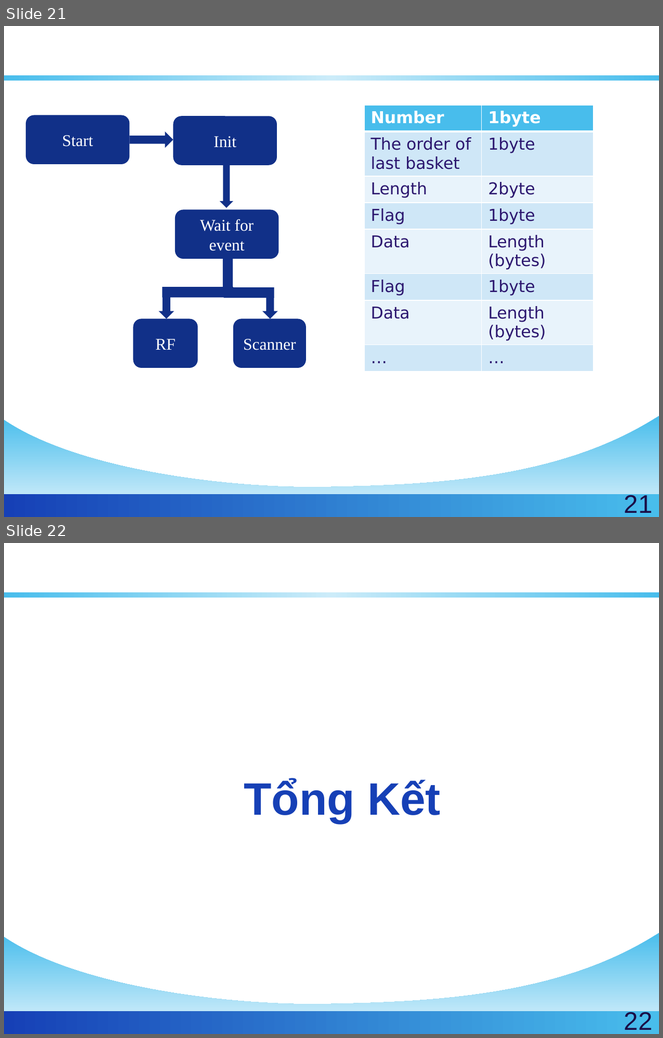
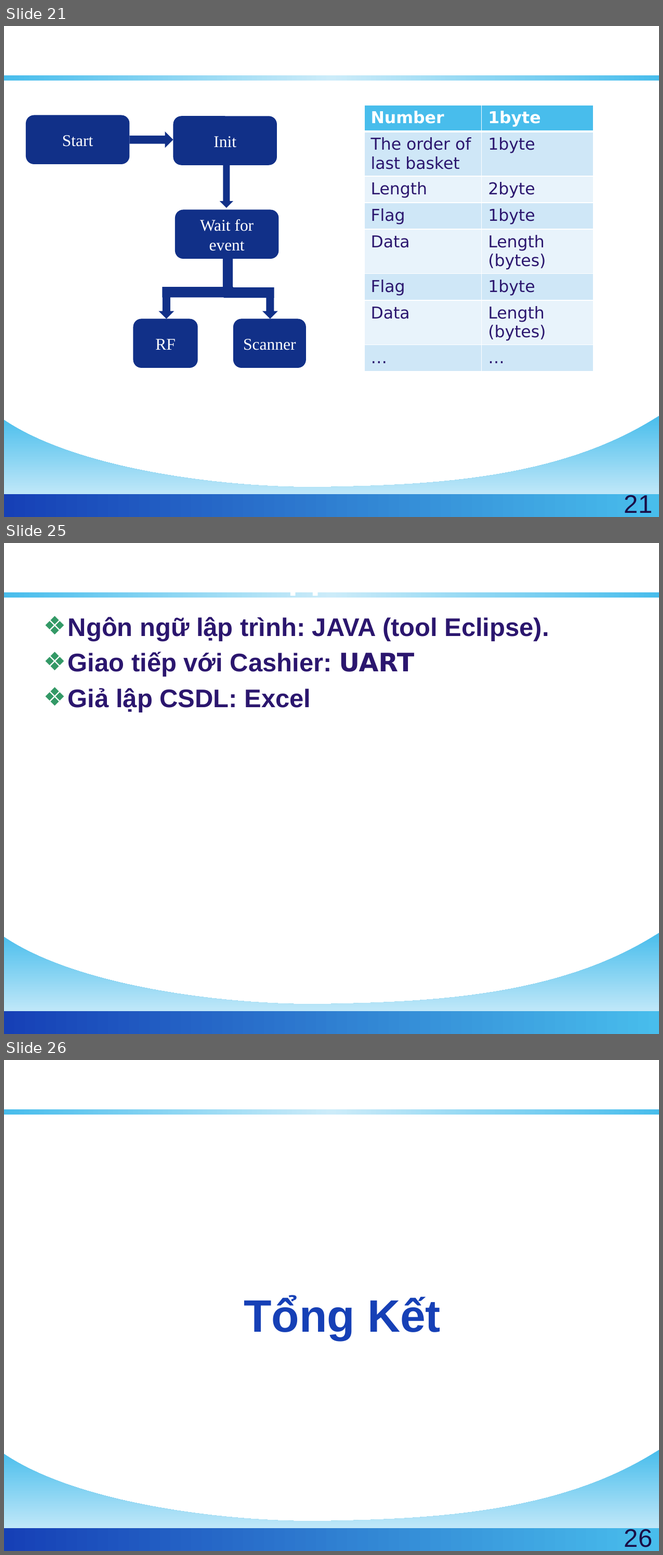
Before and after one commit to golf2109/zigbee-in-supermaket, a slide deck: docs/Report/Queue-Busting.pptx. Shown one above the other, each under a label of ours: slides 21 and 22 before the commit, slides 21, 25 and 26 after it; the slides between them are not shown. The pictures are 663x1038 and 663x1555 pixels, drawn with LibreOffice and Linux fonts; fonts in the diff are those of the drawing; background and template pictures are left out. Boxes give left, top, right and bottom in pixels: in the first picture for what was removed or moved away, otherwise in the second. Text is boxed around its words. In the diff, an @@ line names an element or a change of style, - is before the commit and + after.

```diff
--- a/docs/Report/Queue-Busting.pptx
+++ b/docs/Report/Queue-Busting.pptx
@@ slide 25 added at (x1=4, y1=543, x2=659, y2=1034), background #FFFFFF; not listed: 3 template elements that a slide beside it also shows @@
@@ title added at (x1=203, y1=592, x2=460, y2=595), 40 pt, text #FFFFFF, bold @@
+PC Application
@@ text added at (x1=68, y1=617, x2=549, y2=713), 28 pt, text #2B166E, bold @@
+❖ Ngôn ngữ lập trình: JAVA (tool Eclipse).
+❖ Giao tiếp với Cashier: UART
+❖ Giả lập CSDL: Excel
@@ what was slide 22 is now slide 26 @@
@@ page number at (x1=624, y1=1527, x2=652, y2=1548): text changed @@
-22
+26
```
Also in this commit, not shown: 4 slides changed, 3 other slides added.
